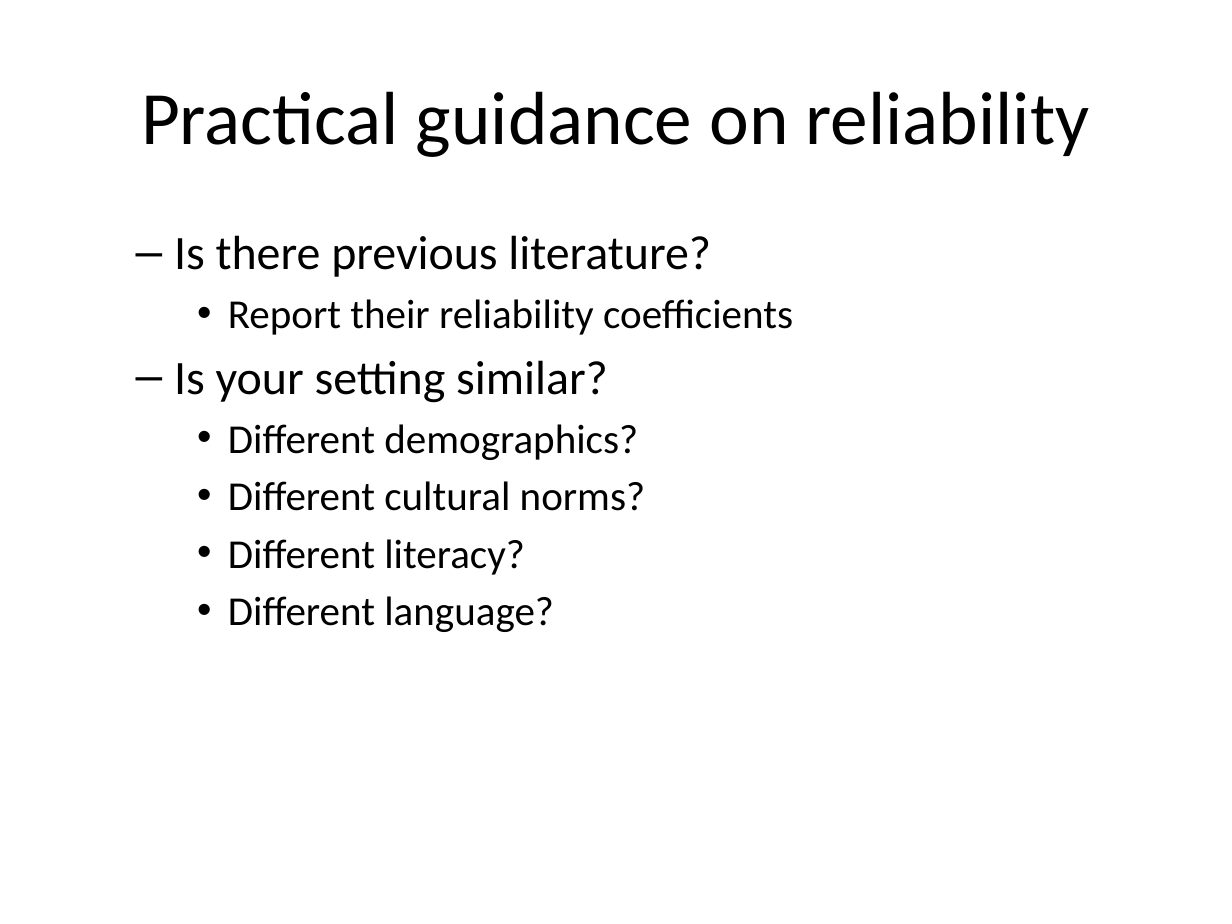
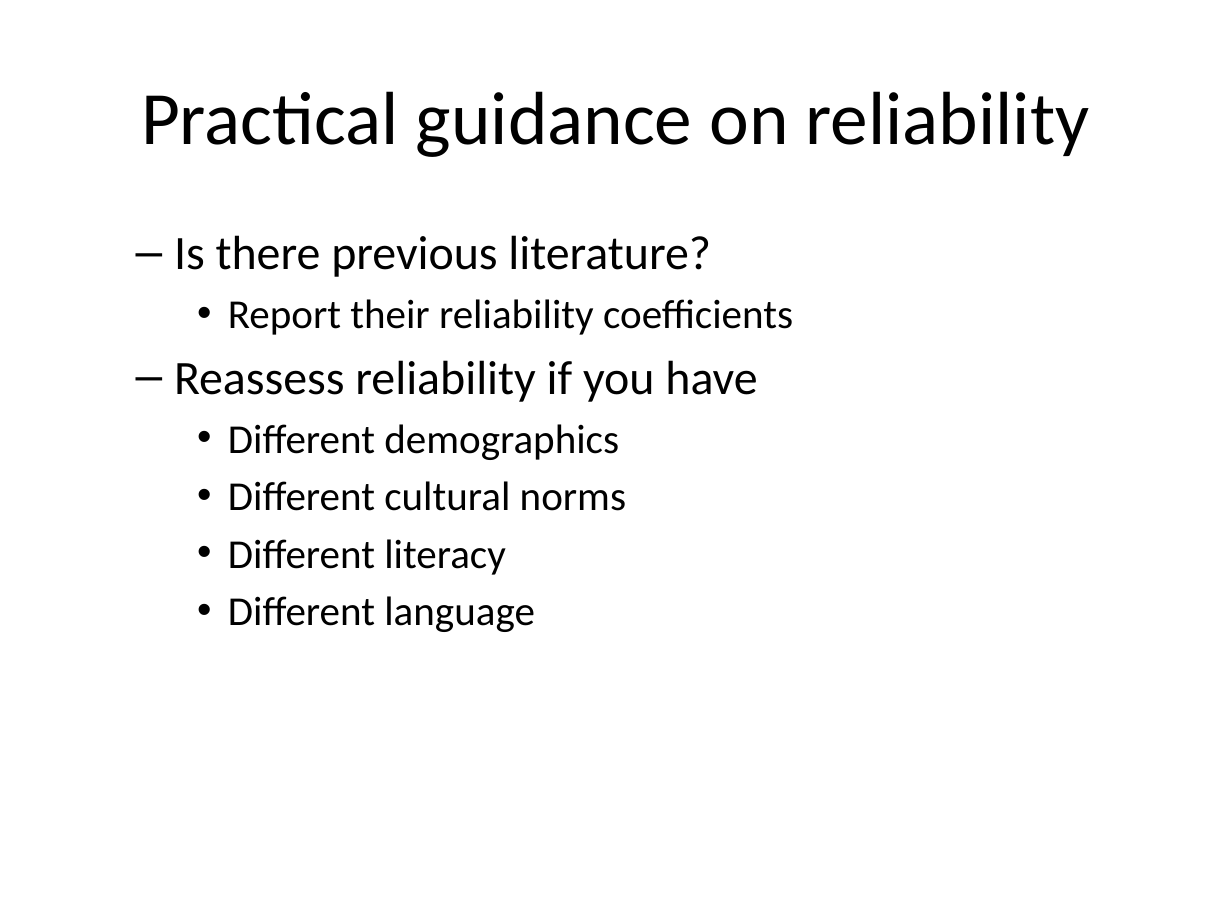
Before and after one commit to pmean/reliability-and-validity, a slide deck: slide 33 of src/rav.pptx (slide 27 before the commit). Drawn at 1232x924 pixels with LibreOffice and Linux fonts; fonts in the diff are those of the drawing. Boxes give left, top, right and bottom in pixels: in the first picture for what was removed or moved away, otherwise in the second. Text is boxed around its words. In the diff, an @@ line names an element or a change of style, - is before the commit and + after.

```diff
--- a/src/rav.pptx
+++ b/src/rav.pptx
@@ text at <box>174,360,757,632</box>: text changed @@
-  – Is your setting similar?
-    • Different demographics?
-    • Different cultural norms?
-    • Different literacy?
-    • Different language?
+  – Reassess reliability if you have
+    • Different demographics
+    • Different cultural norms
+    • Different literacy
+    • Different language
```
Also in this commit, not shown: 11 other slides changed, 12 slides added, 4 slides removed, 1 other file.
